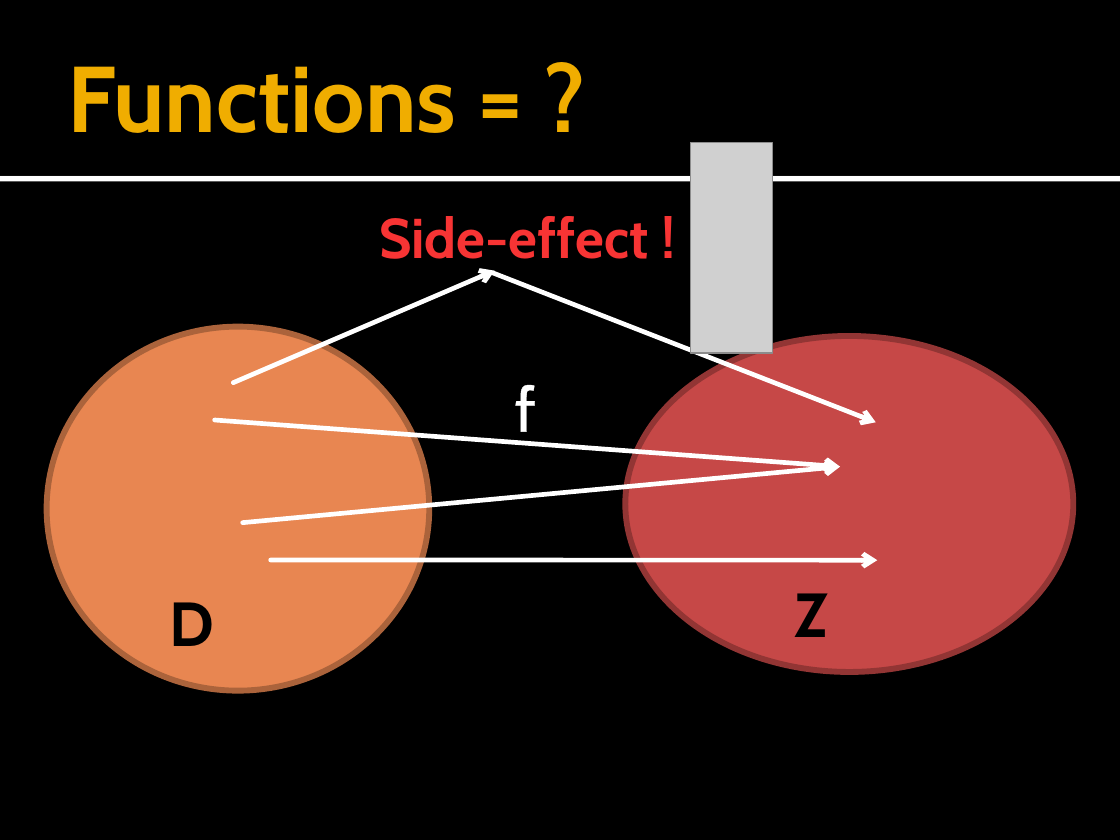
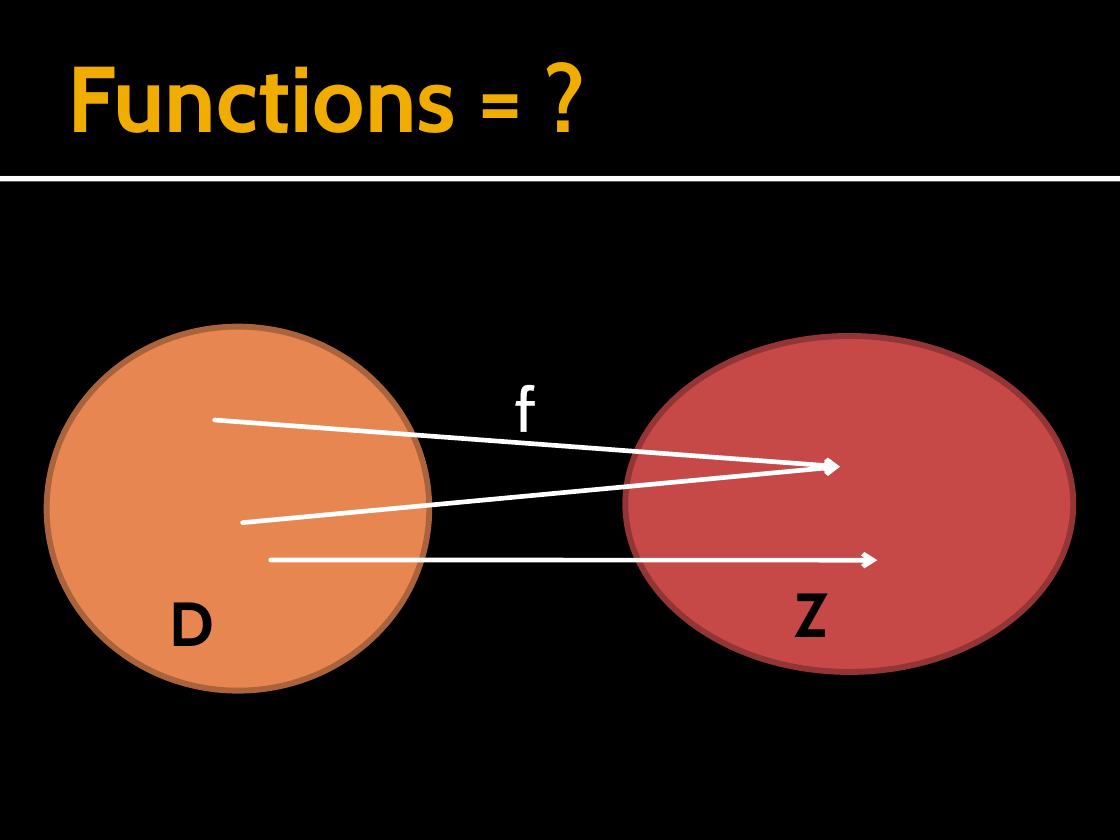
Before and after one commit to forki/FSharpTalk, a slide deck: slide 7 of IntroductionToFSharp.pptx. Drawn at 1120x840 pixels with LibreOffice and Linux fonts; fonts in the diff are those of the drawing; grey boxes stand for pictures. Boxes give left, top, right and bottom in pixels: in the first picture for what was removed or moved away, otherwise in the second. Text is boxed around its words. In the diff, an @@ line names an element or a change of style, - is before the commit and + after.

Commit message:
Adding some slides.

```diff
--- a/IntroductionToFSharp.pptx
+++ b/IntroductionToFSharp.pptx
@@ picture removed at bbox=[691, 142, 773, 353] @@
@@ text removed at bbox=[379, 216, 649, 270] @@
-Side-effect !
@@ arrow removed from (233, 383) to (495, 271) @@
@@ arrow removed from (493, 273) to (876, 422) @@
```
Also in this commit, not shown: 1 other slide changed, 1 slide added.
